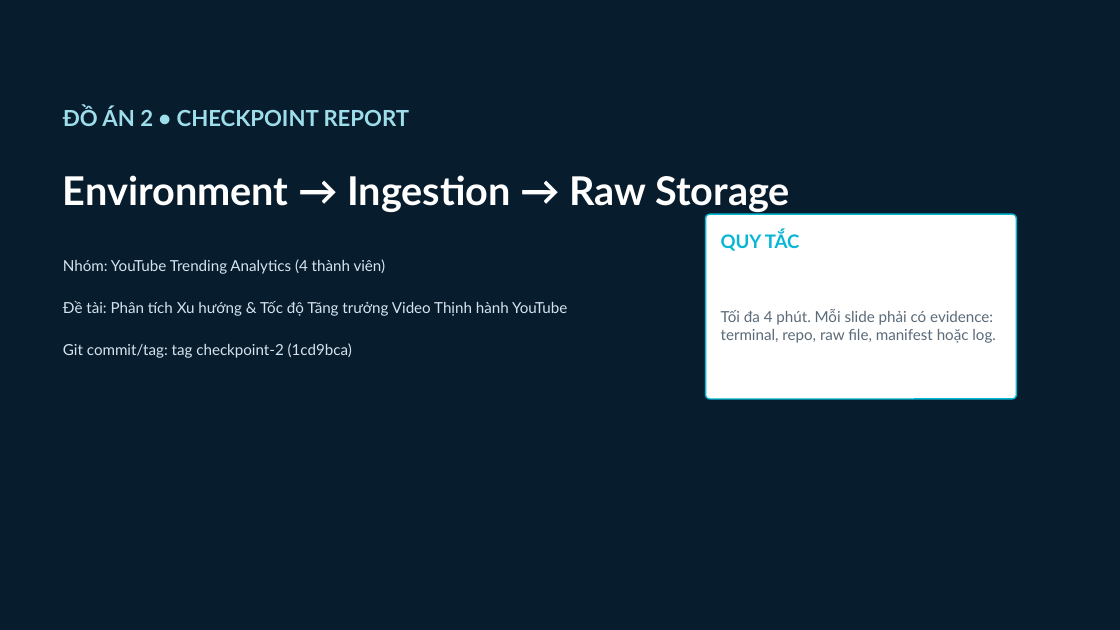
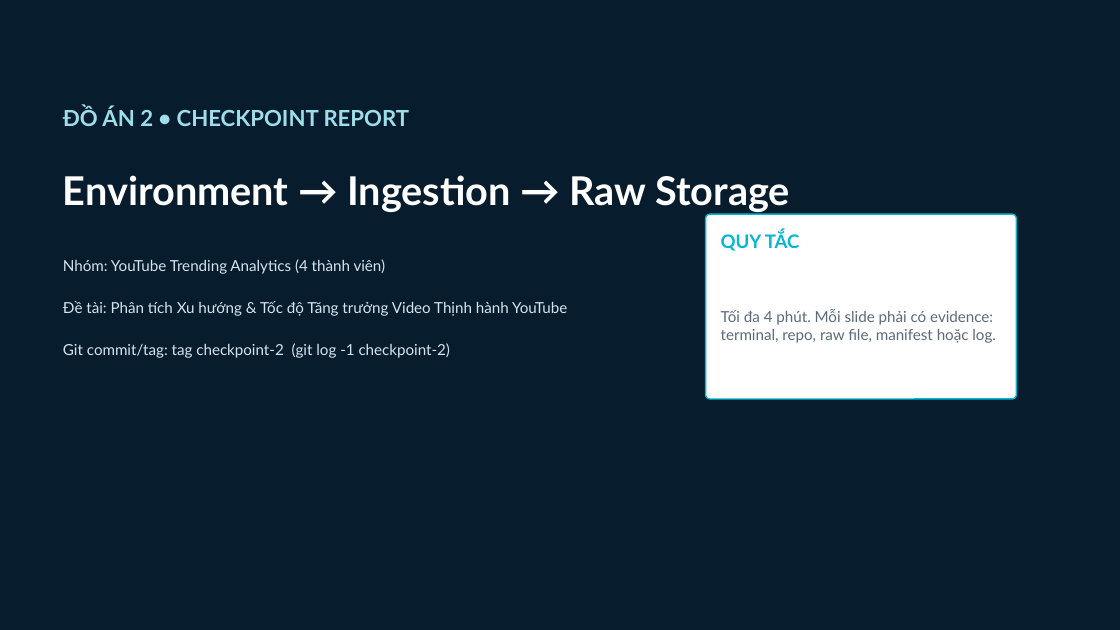
Before and after one commit to kichirou244/bigdata-project, a slide deck: slide 1 of docs/Checkpoint2_Report_YouTube_Trending.pptx. Drawn at 1120x630 pixels with LibreOffice and Linux fonts; fonts in the diff are those of the drawing. Boxes give left, top, right and bottom in pixels: in the first picture for what was removed or moved away, otherwise in the second. Text is boxed around its words. In the diff, an @@ line names an element or a change of style, - is before the commit and + after.

Commit message:
refactor(checkpoint-2): bao cao tham chieu TAG (khong phu thuoc HEAD) de sinh lai idempotent
- PPTX/DOCX chi ghi 'tag checkpoint-2' + lenh 'git log -1 checkpoint-2'
  -> tag co the tro toi commit cuoi cung ma noi dung bao cao van dung
- validate() bo phu thuoc commit hash, giu kiem tra noi dung bat buoc
- docs/checkpoint2_slides_noidung.md: cung dung tag thay vi commit hard-code

```diff
--- a/docs/Checkpoint2_Report_YouTube_Trending.pptx
+++ b/docs/Checkpoint2_Report_YouTube_Trending.pptx
@@ text at (x1=63, y1=343, x2=450, y2=358): text changed @@
-Git commit/tag: tag checkpoint-2 (1cd9bca)
+Git commit/tag: tag checkpoint-2 (git log -1 checkpoint-2)
```
Also in this commit, not shown: 1 other slide changed, 4 other files.
